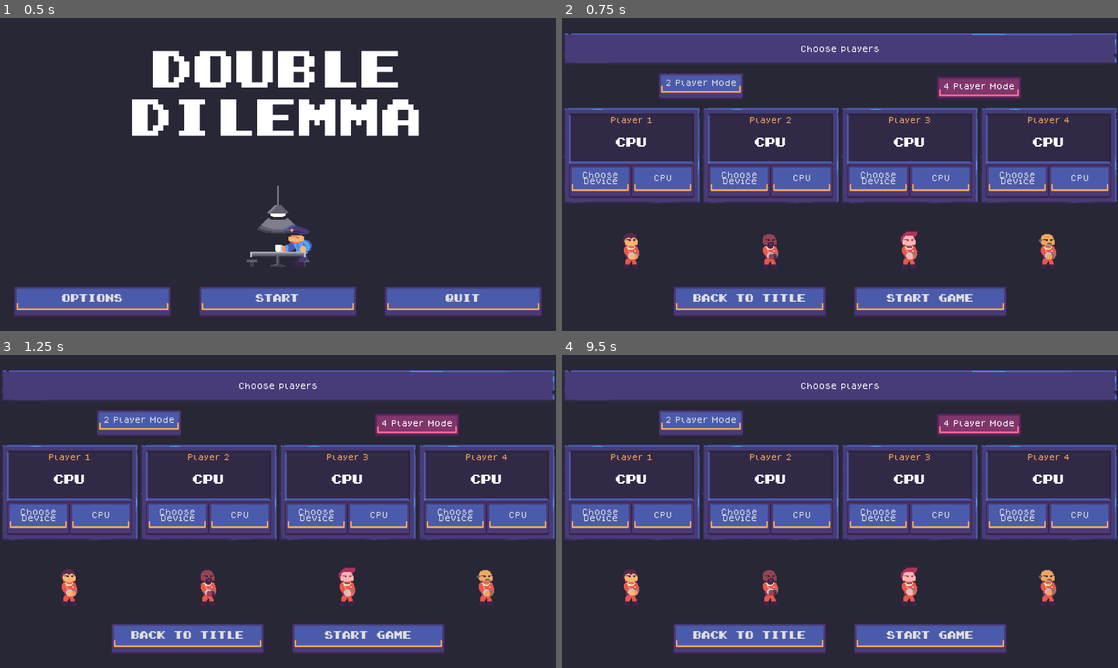
Above: before the commit, frames 1-4 (two rows, left to right).
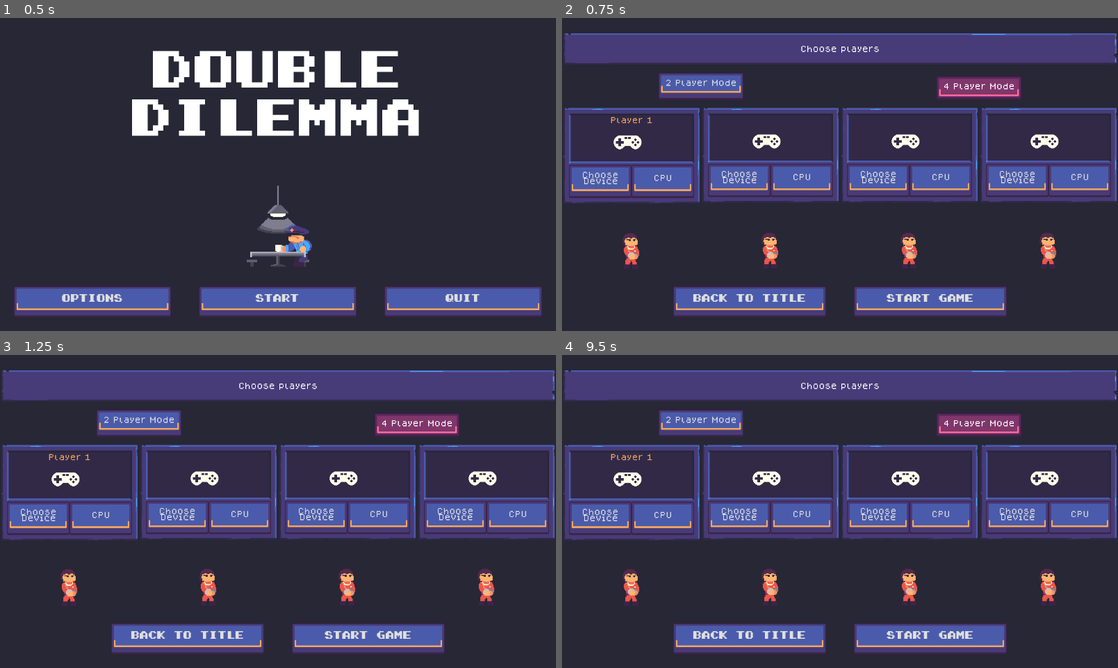
Above: after the commit, the same moments.

Repository: VileOar/js-final-proj
Game: Godot game, scene res://src/menus/main_menu/main_menu.tscn
The game is run twice, just before and just after one commit, with the same random seed, the same clock (stepped at 60 frames per second) and the same inputs.
Inputs (mouse positions are in pixels of both pictures, inside the frame that each line leads up to):
- Up to frame 1 (0.5 s): no input
- Up to frame 2 (0.75 s): click "Start" at 0.5 s
- Up to frame 3 (1.25 s): no input
- Up to frame 4 (9.5 s): click "Start Game" at 1.25 s; click "Start Game" at 2 s; click "Start" at 2.75 s; click "Start" at 3.5 s; click "2 Player Mode" at 4.25 s; click "4 Player Mode" at 5 s; click "Choose Device" at 5.75 s; click "CPU" at 6.5 s; click (806, 633) at 7.25 s; click (873, 633) at 8 s; click "Back to Title" at 8.75 s

Frame 1 is identical in both runs. In frame 2, 3.5% of the frame differs, in the area x 9-100%, y 31-79%; in frame 3, 3.5%; in frame 4, 3.5%.
Error after the commit: Invalid access of index '0' on a base object of type: 'Array'. (res://src/autoloads/InputManager.gd:46)

Commit message:
[WIP] refactor round game

Diff:
--- a/src/autoloads/InputManager.gd
+++ b/src/autoloads/InputManager.gd
@@ -17,7 +17,7 @@
 var _listening = false
 
 # map of players and input devices: -1 for KBM, 0-7 for gamepads; array indices are the player indices
-var _player_devices = [AI_DEVICE, AI_DEVICE, AI_DEVICE, AI_DEVICE]
+var _player_devices = []
 
 
 ## enable or disable input listening
--- a/src/data/player_stats.gd
+++ b/src/data/player_stats.gd
@@ -8,14 +8,14 @@
 class_name PlayerStats
 
 ## individual score
-var _score = 0
+var _score: int = 0
 
 ## number of answers
-var _answer_count = 0
+var _answer_count: int = 0
 ## number of correct answers
-var _correct_count = 0
+var _correct_count: int  = 0
 ## number of cooperations
-var _coop_count = 0
+var _coop_count: int = 0
 
 
 ## reset values
@@ -40,7 +40,7 @@
 # || --- SETTERS & GETTERS --- ||
 # -------------------------------
 
-func set_score(score : int) -> void:
+func set_score(score: int) -> void:
 	_score = score
 
 
@@ -48,8 +48,12 @@
 	return _score
 
 
-func add_score(add : int) -> void:
+func add_score(add: int) -> void:
 	_score += add
+
+
+func mult_score(mult: float) -> void:
+	_score = int(roundi(float(_score) * mult))
 
 
 func get_answer_count() -> int:
--- a/src/stages/game/round_game/round_game.gd
+++ b/src/stages/game/round_game/round_game.gd
@@ -4,6 +4,11 @@
 ## and starting/stopping the games
 extends Control
 class_name RoundGame
+
+## Emited to publish the round results, before the round is reset.[br]
+## To be caught by the global statistics manager.[br]
+## argument should be an array of <Playerstats>.
+signal round_published(stats_array)
 
 # TODO: remove
 #@export var _end_scene : PackedScene
@@ -57,12 +62,7 @@
 
 # the round's stats; these are overwritten each round[br]
 # these are COMPLETELY independent from the ones from SharedData and are only useful for the round
-var _round_stats := [
-	PlayerStats.new(),
-	PlayerStats.new(),
-	PlayerStats.new(),
-	PlayerStats.new(),
-]
+var _round_stats := []
 
 
 func _ready():
@@ -70,7 +70,7 @@
 	_num_dyads = SharedData.get_dyad_count()
 
 	_setup_round()
-	_ready_round()
+	_reset_round()
 
 	# TODO: correct order of events
 	# - fade out from player select and change to this scene
@@ -95,6 +95,11 @@
 	#if !SharedData.is_4player_mode():
 		#$Divider.hide()
 
+
+func _reset_round() -> void:
+	# TODO: go through all class variables and restore thei initial state; make sure all screen effects are correct
+	await _ready_round()
+	_start_round()
 
 # ---------------------
 # || --- OPENING --- ||
@@ -123,6 +128,11 @@
 			await dyad_game.ready
 		dyad_game.setup_dyad(ix * 2, ix * 2 + 1)
 
+		# prepare the player stats
+		# add one for each player in the dyad
+		_round_stats.append(PlayerStats.new())
+		_round_stats.append(PlayerStats.new())
+
 
 ## wait for all round preparations to be complete (in-game animations like screen fade)
 func _ready_round():
@@ -193,9 +203,9 @@
 # || --- FUNCTIONAL --- ||
 # ------------------------
 
-## func actually add the points to player data[br]
+## func to actually add the points to player data[br]
 ## this is done all at once, not sequentially, despite the interface
-func _solve_points(dyad : DyadGame):
+func _solve_points(dyad: DyadGame):
 	# TODO: refactor
 	var players = dyad.get_dyad_players()
 	_round_stats[players[0]].set_score(0)
@@ -210,32 +220,59 @@
 
 
 ## add points to players, with regard to lose penalty
-func _add_points_to_player() -> void:
-	# TODO: refactor
-	var p0_score = _round_stats[0].get_score()
-	var p1_score = _round_stats[1].get_score()
-	var p2_score = _round_stats[2].get_score()
-	var p3_score = _round_stats[3].get_score()
-
-	var dyad0_score = p0_score + p1_score
-	var dyad1_score = p2_score + p3_score
-
+func _manage_round_scores() -> void:
 	var lose_penalty = SharedData.get_settings().lose_penalty_multiplier
-	if dyad0_score != dyad1_score and SharedData.is_4player_mode():
-		if dyad0_score > dyad1_score:
-			# if dyad0 wins, player 2 and 3 receive penalty to their round score
-			p2_score *= lose_penalty
-			p3_score *= lose_penalty
-		else:
-			# else, player 0 and 1 do
-			p0_score *= lose_penalty
-			p1_score *= lose_penalty
-
-	# TODO: refactor: instead of this, emit a global signal with dict of player: score, caught by shared data
-	SharedData.add_player_score(0, p0_score)
-	SharedData.add_player_score(1, p1_score)
-	SharedData.add_player_score(2, p2_score)
-	SharedData.add_player_score(3, p3_score)
+
+	# TODO: remove
+	#var p0_score = _round_stats[0].get_score()
+	#var p1_score = _round_stats[1].get_score()
+	#var p2_score = _round_stats[2].get_score()
+	#var p3_score = _round_stats[3].get_score()
+	#
+	#var dyad0_score = p0_score + p1_score
+	#var dyad1_score = p2_score + p3_score
+	#
+	#var lose_penalty = SharedData.get_settings().lose_penalty_multiplier
+	#if dyad0_score != dyad1_score and SharedData.is_4player_mode():
+		#if dyad0_score > dyad1_score:
+			## if dyad0 wins, player 2 and 3 receive penalty to their round score
+			#p2_score *= lose_penalty
+			#p3_score *= lose_penalty
+		#else:
+			## else, player 0 and 1 do
+			#p0_score *= lose_penalty
+			#p1_score *= lose_penalty
+	# the dyads with the highest score
+	var winners = []
+	var high_score = -INF
+	for dyad_game in _dyad_container.get_children():
+		dyad_game = dyad_game as DyadGame
+		var dyad_score = 0
+		# sum all of this dyad's players' scores
+		for px in dyad_game.get_dyad_players():
+			dyad_score += _round_stats[px].get_score()
+
+		# if the current dyad has an equal or higher socre
+		if winners.is_empty() or dyad_score >= high_score:
+			# update high score and add dyad to winners
+			high_score = dyad_score
+			winners.append(dyad_game)
+
+	# loop through the dyads again after knowing which ones have won
+	for dyad_game in _dyad_container.get_children():
+		dyad_game = dyad_game as DyadGame
+
+		# players of dyads that could not equal the high score suffer a penalty
+		var penalty = 1 if winners.has(dyad_game) else lose_penalty
+		for px in dyad_game.get_dyad_players():
+			_round_stats[px].mult_score(penalty)
+
+	_publish_round_scores()
+
+
+# Method to handle end of round score keeping
+func _publish_round_scores():
+	round_published.emit(_round_stats)
 
 
 # ------------------------------
@@ -254,7 +291,7 @@
 		# solve points, regardless of UI
 		_solve_points(_dyad0)
 		_solve_points(_dyad1)
-		_add_points_to_player()
+		_manage_round_scores()
 
 		_round_results_screen.set_point_stacks(_dyad0.get_dyad_game_points(), _dyad1.get_dyad_game_points())
 
